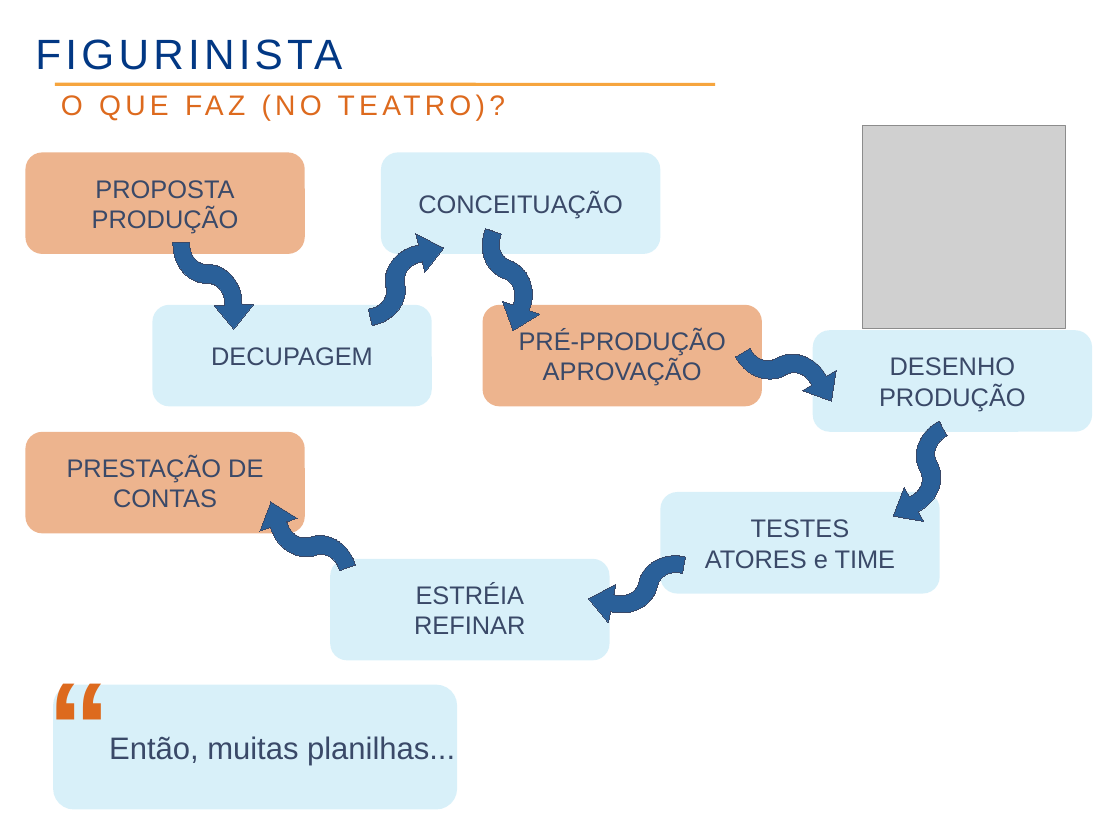
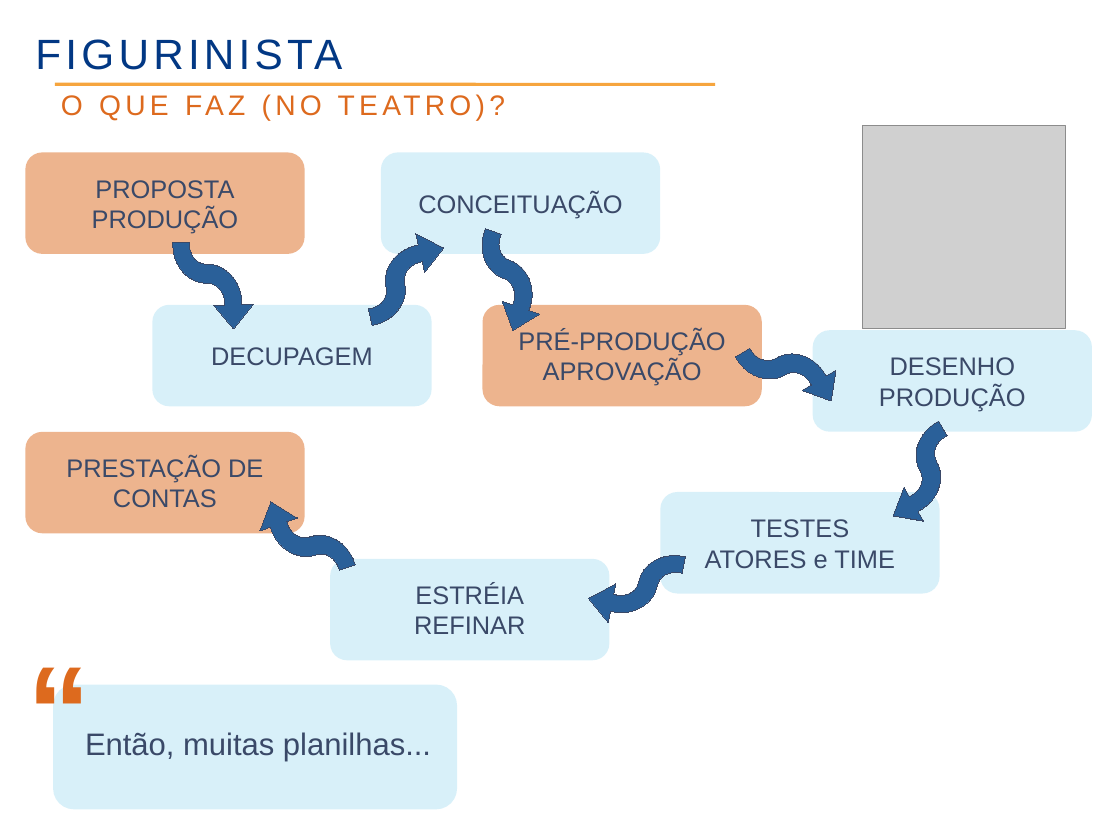
Before and after one commit to rzuquim/pos-rh, a slide deck: slide 16 of 02_abordagens_em_pot/seminario.odp. Drawn at 1120x840 pixels with LibreOffice and Linux fonts; fonts in the diff are those of the drawing; grey boxes stand for pictures; background and template pictures are left out. Boxes give left, top, right and bottom in pixels: in the first picture for what was removed or moved away, otherwise in the second. Text is boxed around its words. In the diff, an @@ line names an element or a change of style, - is before the commit and + after.

```diff
--- a/02_abordagens_em_pot/seminario.odp
+++ b/02_abordagens_em_pot/seminario.odp
@@ text "“" rewrapped from <box>38,640,121,793</box> to <box>17,624,101,787</box> @@
@@ text "Então, muitas planilhas...": place and size @@
-text "Então, muitas planilhas..." at <box>109,736,455,766</box>
+text "Então, muitas planilhas..." at <box>85,732,431,762</box>
```
Also in this commit, not shown: 18 other slides changed, 20 slides added, 5 slides removed, 7 other files.
